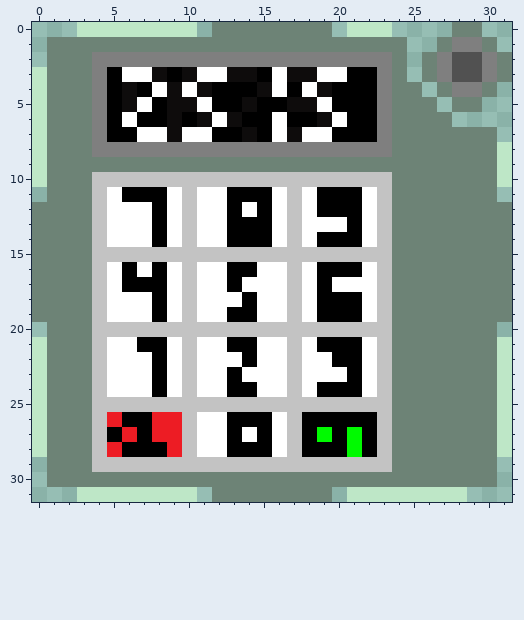
Edited in one commit: pixel-art sprite (Icons/3N+1.png). Above: the version before the commit.
The file is 32x32 pixels. Colours within 5 levels of each other are drawn and written as one.
Now the later version:
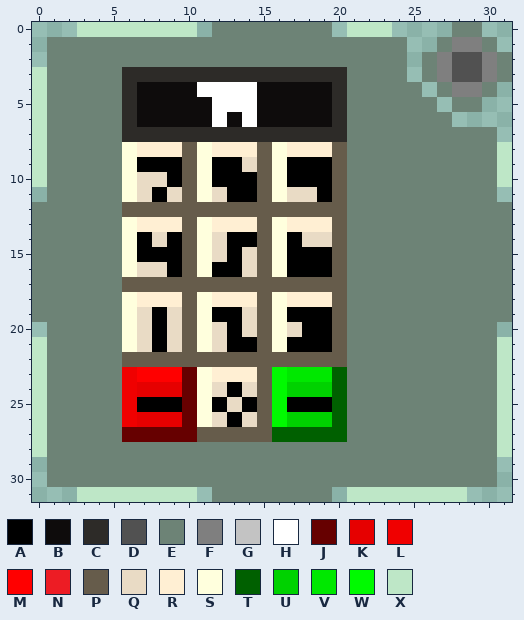
Palette (. is transparent): A #000000  B #0e0c0c  C #2d2b28  D #515151  E #6d8376  F #7f7f7f  G #c3c3c3  H #ffffff  J #660000  K #e60000  L #f00000  M #ff0000  N #ed1c24  P #665c4b  Q #e9dbc5  R #ffefd3  S #ffffdd  T #006000  U #00d200  V #00e800  W #00fa00  X #bee7c7
From old to new:
Changed rows in their new state; - is an unchanged pixel.
first column x 4:
 2 EEEEEEEEEEEEEEEEEEEE
 3 EECCCCCCCCCCCCCCCEEE
 4 EECBB-BHHHH-BBB-CEEE
 5 EECBB--BHHHBB--BCEEE
 6 EECBB-B---HBBBB-CEEE
 7 EECCCCCCCCCCCCCCCEEE
 8 EESRRRPSRRRPSRRRPEEE
 9 --SAAAPSAAQPSAAAP---
10 EESQQAPSAAAPSAAAPEEE
11 EESQ-QPSQ--PSQQ-PEEE
12 EEPPPPPPPPPPPPPPPEEE
13 EESRRRPSRRRPSRRRPEEE
14 EESAQAPSQ--PSAQQPEEE
15 EESAAAPSQAQPSAAAPEEE
16 EESQQAPSA-QPSAA-PEEE
17 EEPPPPPPPPPPPPPPPEEE
18 EESRRRPSRRRPSRRRPEEE
19 EESQ-QPSA-QPSAA-PEEE
20 EESQAQPSQAQPSQAAPEEE
21 EESQ-QPSQ--PSAA-PEEE
22 EEPPPPPPPPPPPPPPPEEE
23 EELMMMJSRRRPWVVVTEEE
24 EELKKKJSQ-QPWUUUTEEE
25 EELAAAJSAQAPWAAATEEE
26 EELKKKJSQ-QPWUUUTEEE
27 EEJJJJJPPPPPTTTTTEEE
28 EEEEEEEEEEEEEEEEEEEE
29 EEEEEEEEEEEEEEEEEEEE
Pixel boxes of the changes (left, top, right, bottom) in both pictures:
changed: (92, 52, 392, 472)
